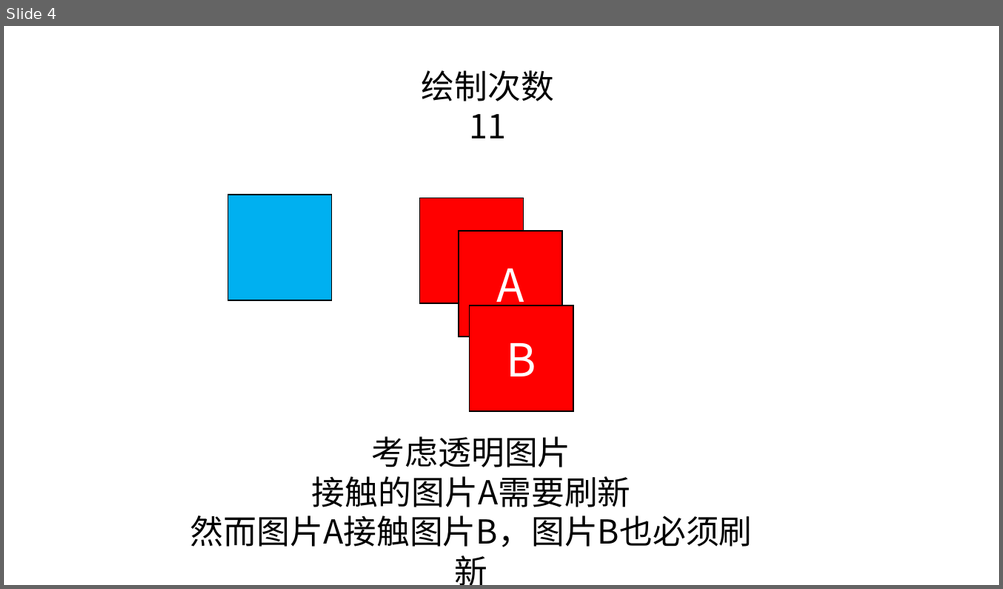
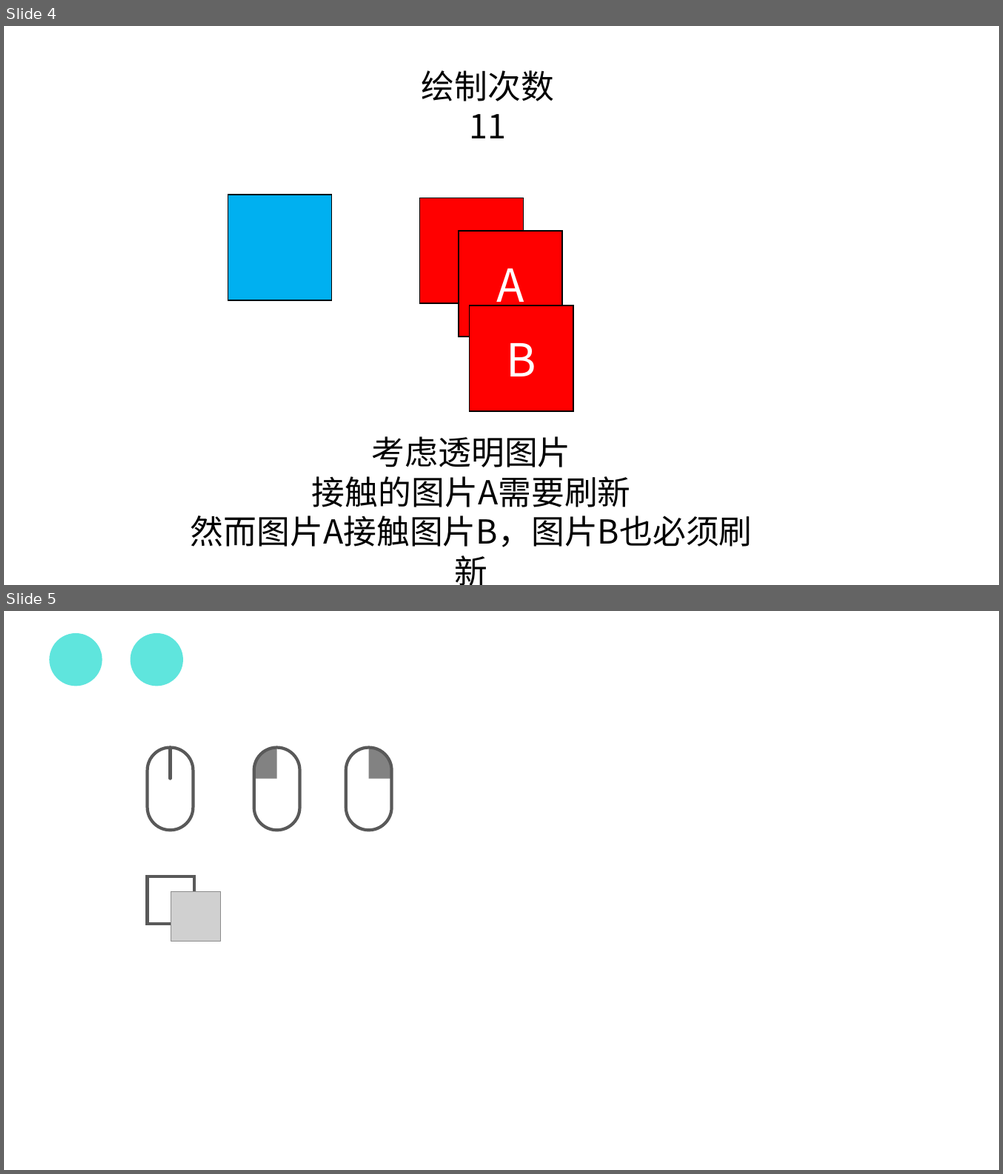
Before and after one commit to buger404/Emerald, a slide deck: UI.pptx. Shown one above the other, each under a label of ours: slide 4 before the commit, slides 4 and 5 after it. The pictures are 1003x589 and 1003x1174 pixels, drawn with LibreOffice and Linux fonts; fonts in the diff are those of the drawing; grey boxes stand for pictures. Boxes give left, top, right and bottom in pixels: in the first picture for what was removed or moved away, otherwise in the second. Text is boxed around its words. In the diff, an @@ line names an element or a change of style, - is before the commit and + after.

```diff
--- a/UI.pptx
+++ b/UI.pptx
@@ slide 5 added at (4,611,999,1170), background #FFFFFF @@
@@ rounded rectangle added at (50,633,102,686), fill #5FE5DD @@
@@ rounded rectangle added at (130,633,183,686), fill #5FE5DD @@
@@ rounded rectangle added at (148,748,193,830), outline #595959 3 pt @@
@@ line added from (170, 748) to (170, 779), #595959 3 pt @@
@@ freeform shape added at (254,748,277,779), fill #595959 at 75% opacity @@
@@ rounded rectangle added at (254,748,299,830), outline #595959 3 pt @@
@@ rounded rectangle added at (346,748,391,830), outline #595959 3 pt @@
@@ freeform shape added at (369,748,392,779), fill #595959 at 75% opacity @@
@@ rounded rectangle added at (148,877,194,924), outline #595959 3 pt @@
@@ picture added at (171,891,221,942) @@
```
Also in this commit, not shown: 5 other files.
